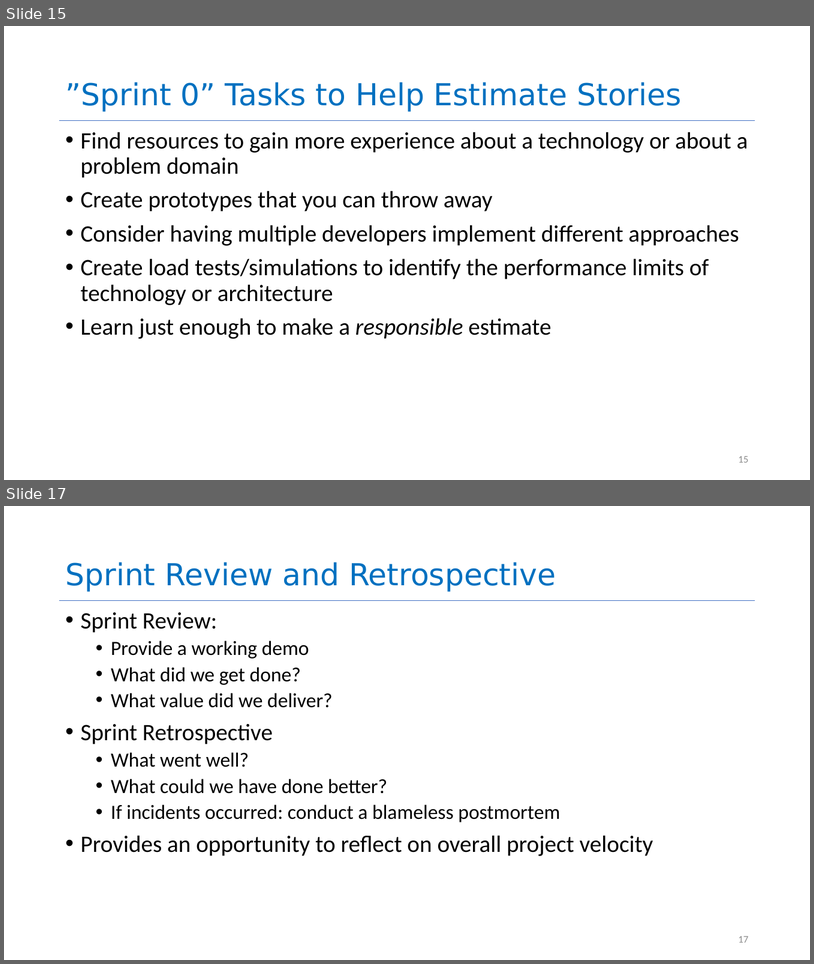
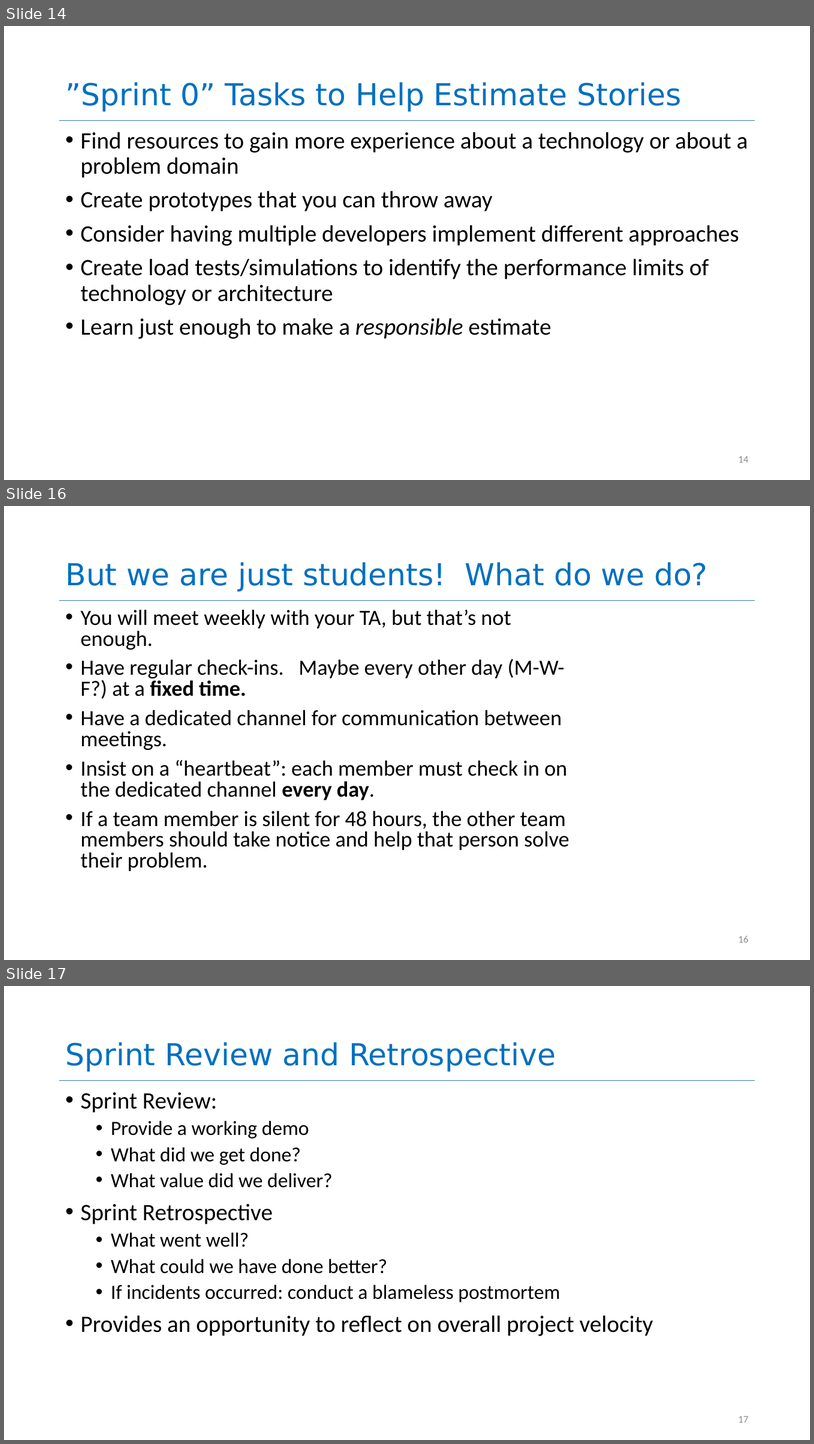
Before and after one commit to neu-se/CS4530-Spring-2023, a slide deck: Slides/Module 06.2 Agile Planning and Estimation.pptx. Shown one above the other, each under a label of ours: slides 15 and 17 before the commit, slides 14, 16 and 17 after it; the slides between them are not shown. The pictures are 814x964 and 814x1444 pixels, drawn with LibreOffice and Linux fonts; fonts in the diff are those of the drawing. Boxes give left, top, right and bottom in pixels: in the first picture for what was removed or moved away, otherwise in the second. Text is boxed around its words. In the diff, an @@ line names an element or a change of style, - is before the commit and + after.

```diff
--- a/Slides/Module 06.2 Agile Planning and Estimation.pptx
+++ b/Slides/Module 06.2 Agile Planning and Estimation.pptx
@@ slide 16 added at (4, 506, 810, 960), background #FFFFFF; not listed: 1 template element that a slide beside it also shows @@
@@ title added at (65, 562, 708, 592), 36 pt, text #0070C0 @@
+But we are just students! What do we do?
@@ text added at (81, 609, 570, 871), 25.9 pt, text #000000 @@
+• You will meet weekly with your TA, but that’s not enough.
+• Have regular check-ins. Maybe every other day (M-W-F?) at a fixed time.
+• Have a dedicated channel for communication between meetings.
+• Insist on a “heartbeat”: each member must check in on the dedicated channel every day.
+• If a team member is silent for 48 hours, the other team members should take notice and help that person solve their problem.
@@ page number added at (738, 936, 749, 942), 12 pt, text #8C8C8C @@
+16
@@ what was slide 15 is now slide 14 @@
@@ page number at (738, 456, 749, 462): text changed @@
-15
+14
```
Also in this commit, not shown: 4 slides changed, 1 other slide added, 2 slides removed.
